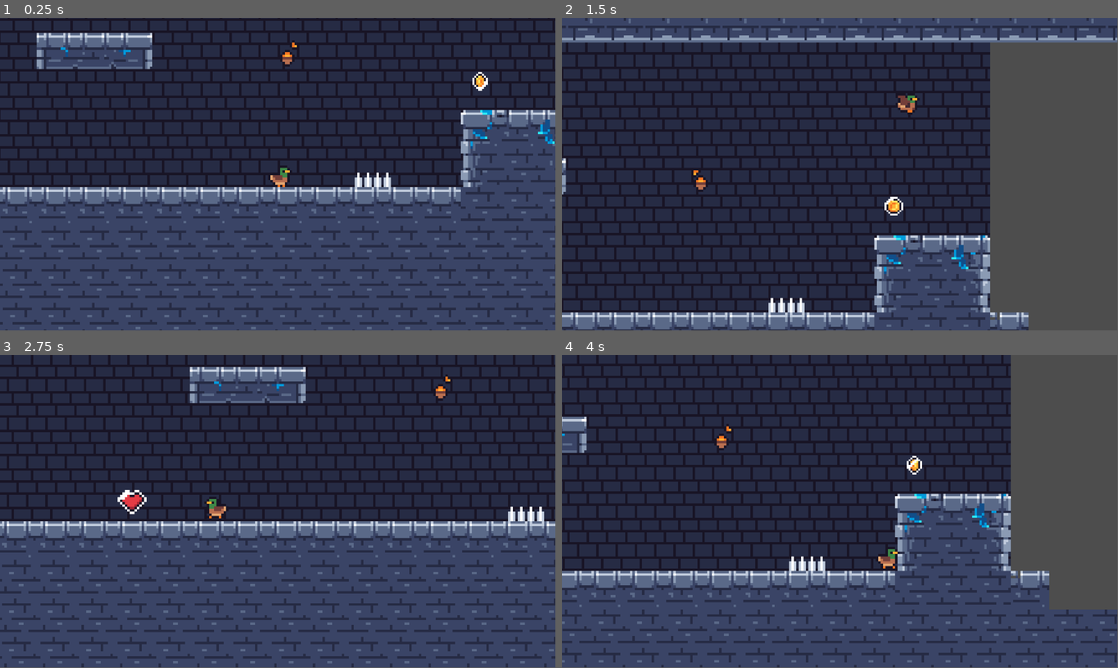
Above: before the commit, frames 1-4 (two rows, left to right).
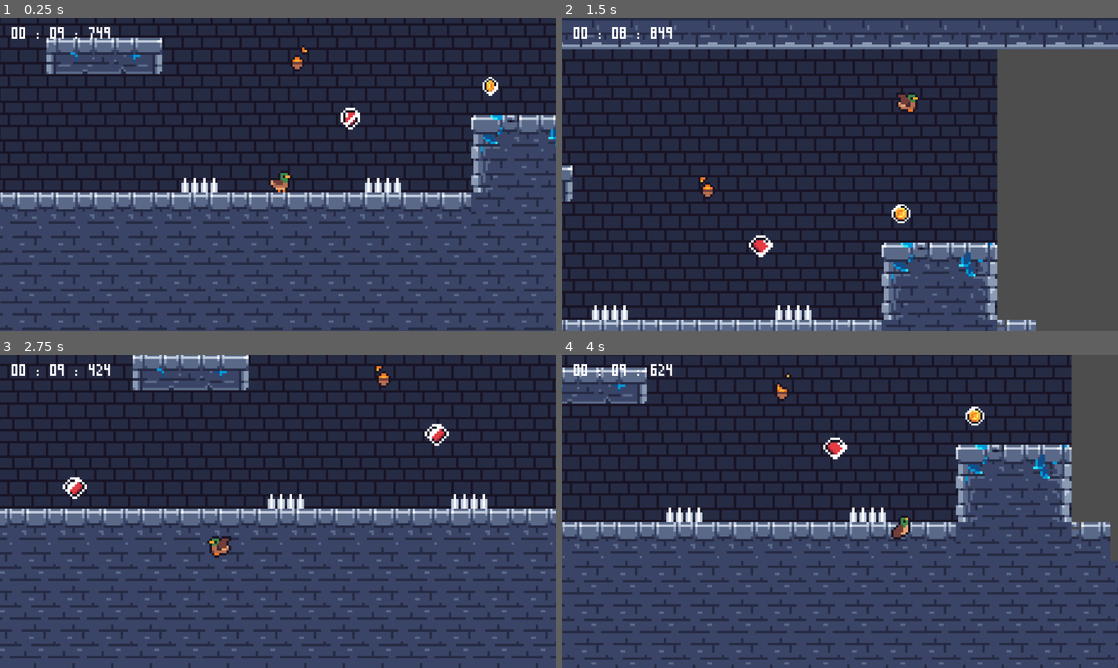
Above: after the commit, the same moments.

Repository: Lmwebb/GMTK-2025-LoopPond
Game: Godot game, scene res://scene/game.tscn
The game is run twice, just before and just after one commit, with the same random seed, the same clock (stepped at 60 frames per second) and the same inputs.
Inputs:
- Up to frame 1 (0.25 s): no input
- Up to frame 2 (1.5 s): hold D (move_right) from 0.53 s (still down); tap Space (jump) at 0.77 s
- Up to frame 3 (2.75 s): tap Space (jump) at 1.52 s; release D (move_right) at 2.03 s; hold Left (move_left) from 2.03 s (still down)
- Up to frame 4 (4 s): release Left (move_left) at 2.78 s; hold D (move_right) from 2.78 s (still down); tap Space (jump) at 3.02, 3.77 s
In our replay, the window is 799x449 before the commit and 800x450 after it. These sizes can differ from the game's own. Grey fills any space a smaller window leaves; there, only what the larger window draws over its background counts as a difference.

The runs differ from the first frame. In frame 1, 42% of the frame differs, in the area x 0-100%, y 0-100%; in frame 2, 40%; in frame 3, 34%; in frame 4, 50%.

Commit message:
feat: added clock, text, and UI

Diff:
--- a/gmtk-2025/project.godot
+++ b/gmtk-2025/project.godot
@@ -14,6 +14,19 @@
 run/main_scene="uid://dtwck61s1f864"
 config/features=PackedStringArray("4.4", "Forward Plus")
 config/icon="res://icon.svg"
+
+[autoload]
+
+GlobalTimer="*res://scripts/globalTimer.gd"
+
+[display]
+
+window/stretch/mode="viewport"
+window/stretch/aspect="expand"
+
+[global_group]
+
+clock=""
 
 [input]
 
--- /dev/null
+++ b/gmtk-2025/scene/clock.tscn
@@ -0,0 +1,20 @@
+[gd_scene load_steps=3 format=3 uid="uid://5k0x7a7lsn18"]
+
+[ext_resource type="FontFile" uid="uid://c6w4dpbgey1h4" path="res://assets/fonts/PixelStormMini.ttf" id="1_3eduw"]
+[ext_resource type="Script" uid="uid://dvqu0gsxvlj20" path="res://scripts/clock.gd" id="1_fybr8"]
+
+[node name="clock" type="Node"]
+
+[node name="Timer" type="Timer" parent="."]
+wait_time = 5.0
+
+[node name="Label" type="Label" parent="."]
+offset_left = 24.0
+offset_right = 152.0
+offset_bottom = 51.0
+theme_override_fonts/font = ExtResource("1_3eduw")
+theme_override_font_sizes/font_size = 64
+text = "00:00:000"
+script = ExtResource("1_fybr8")
+
+[connection signal="timeout" from="Timer" to="Label" method="_on_timer_timeout"]
--- a/gmtk-2025/scene/coin.tscn
+++ b/gmtk-2025/scene/coin.tscn
@@ -51,7 +51,7 @@
 scale = Vector2(0.78125, 0.78125)
 sprite_frames = SubResource("SpriteFrames_0e5ap")
 autoplay = "default"
-frame_progress = 0.706887
+frame_progress = 0.590422
 
 [node name="CollisionShape2D" type="CollisionShape2D" parent="."]
 position = Vector2(0, -4)
--- a/gmtk-2025/scene/game.tscn
+++ b/gmtk-2025/scene/game.tscn
@@ -1,6 +1,7 @@
-[gd_scene load_steps=15 format=4 uid="uid://dtwck61s1f864"]
+[gd_scene load_steps=16 format=4 uid="uid://dtwck61s1f864"]
 
 [ext_resource type="Texture2D" uid="uid://hbhcpxxg6y04" path="res://assets/tileset/tileset16x16.png" id="1_5kiuu"]
+[ext_resource type="PackedScene" uid="uid://5k0x7a7lsn18" path="res://scene/clock.tscn" id="1_17rxn"]
 [ext_resource type="Texture2D" uid="uid://ckhxs6u3wfq4x" path="res://assets/cave/tileset16x16.png" id="1_33cqm"]
 [ext_resource type="PackedScene" uid="uid://c075t1qmk0a7l" path="res://scene/player.tscn" id="2_dbls1"]
 [ext_resource type="PackedScene" uid="uid://crwpv1th0dlbv" path="res://scene/coin.tscn" id="3_p1ry8"]
@@ -212,10 +213,14 @@
 
 [node name="Game" type="Node2D"]
 
+[node name="CanvasLayer" type="CanvasLayer" parent="."]
+
+[node name="clock" parent="CanvasLayer" instance=ExtResource("1_17rxn")]
+
 [node name="TileMap" type="Node2D" parent="."]
 
 [node name="Background" type="TileMapLayer" parent="TileMap"]
-tile_map_data = PackedByteArray("AAAPAPD/AAAIAAQAAAAfAPD/AAA …(3715 unchanged characters)… QAAAD+//b/AAAIAAQAAAD+//f/AAAIAAQAAAD+//j/AAAIAAQAAAD+//n/AAAIAAQAAAD+//r/AAAIAAQAAAD+//v/AAAIAAQAAAD+//z/AAAIAAQAAAD+//3/AAAIAAQAAAD+//7/AAAIAAQAAAD+////AAAIAAQAAAD+/wAAAAAIAAQAAAA=")
+tile_map_data = PackedByteArray("AAAPAPD/AAAIAAQAAAAfAPD/AAA …(3715 unchanged characters)… QAAAD+//b/AAAIAAQAAAD+//f/AAAIAAQAAAD+//r/AAAIAAQAAAD+//v/AAAIAAQAAAD+//z/AAAIAAQAAAD+//3/AAAIAAQAAAD+//7/AAAIAAQAAAD+////AAAIAAQAAAD+/wAAAAAIAAQAAAD+//j/AAAIAAQAAAD+//n/AAAIAAQAAAA=")
 tile_set = SubResource("TileSet_p1ry8")
 
 [node name="Mid" type="TileMapLayer" parent="TileMap"]
@@ -224,7 +229,7 @@
 tile_set = SubResource("TileSet_33cqm")
 
 [node name="Player" parent="." instance=ExtResource("2_dbls1")]
-position = Vector2(-140, -20)
+position = Vector2(-144, -24)
 
 [node name="Camera2D" type="Camera2D" parent="Player"]
 position = Vector2(0, -4)
@@ -253,11 +258,17 @@
 
 [node name="Heart" parent="Hearts" instance=ExtResource("4_ll5lq")]
 
+[node name="Heart2" parent="Hearts" instance=ExtResource("4_ll5lq")]
+position = Vector2(150, -22)
+
 [node name="Spikes" type="Node2D" parent="."]
 position = Vector2(-100, -16)
 
 [node name="Spike" parent="Spikes" instance=ExtResource("5_ll5lq")]
 
+[node name="Spike2" parent="Spikes" instance=ExtResource("5_ll5lq")]
+position = Vector2(-76, 0)
+
 [node name="Fires" type="Node2D" parent="."]
 
 [node name="Fire" parent="Fires" instance=ExtResource("3_qpk70")]
--- /dev/null
+++ b/gmtk-2025/scene/inGameUI.tscn
@@ -0,0 +1,14 @@
+[gd_scene load_steps=2 format=3 uid="uid://nte3b17j0r7f"]
+
+[ext_resource type="Script" path="res://scripts/inGameUI.gd" id="1_s3k51"]
+
+[node name="inGameUI" type="Control"]
+layout_mode = 3
+anchor_left = -0.556
+anchor_top = -0.556
+offset_left = 0.512085
+offset_top = 0.288025
+offset_bottom = -3.05176e-05
+grow_horizontal = 2
+grow_vertical = 2
+script = ExtResource("1_s3k51")
--- a/gmtk-2025/scene/player.tscn
+++ b/gmtk-2025/scene/player.tscn
@@ -88,9 +88,8 @@
 [node name="AnimatedSprite2D" type="AnimatedSprite2D" parent="."]
 position = Vector2(1, -8)
 sprite_frames = SubResource("SpriteFrames_ct4mp")
-animation = &"run"
+animation = &"idle"
 autoplay = "idle"
-frame_progress = 0.73842
 
 [node name="CollisionShape2D" type="CollisionShape2D" parent="."]
 position = Vector2(1, -3)
--- /dev/null
+++ b/gmtk-2025/scripts/clock.gd
@@ -0,0 +1,37 @@
+extends Node
+
+@onready var label: Label = $"."
+@onready var timer: Timer = $"../Timer"
+@onready var player: CharacterBody2D = $Player
+
+var time = 10
+signal timer_done()
+
+func _ready() -> void:
+	print("GlobalTimer just before time", int(GlobalTimer.timer))
+	time += GlobalTimer.timer
+	print("this is time", time)
+	timer.wait_time = time
+	# Maybe change
+	GlobalTimer.timer = 0
+	print(timer.wait_time, "timer wait time")
+	timer.start()
+
+func _process(delta):
+	label.text = time_to_string()
+
+
+# Converts time to string miliseconds, seconds, and minutes
+func time_to_string() -> String:
+	var time_left = timer.time_left
+	var msec = fmod(time_left, 1) * 1000
+	var sec = fmod(time_left, 60)
+	var minute = time_left / 60
+	var format_string = "%02d : %02d : %02d"
+	var actual_string = format_string % [minute, sec, msec]
+	return actual_string
+
+func _on_timer_timeout() -> void:
+	_ready()
+	player.reset_position()
+	emit_signal("Timer is done", timer_done)
--- a/gmtk-2025/scripts/coin.gd
+++ b/gmtk-2025/scripts/coin.gd
@@ -1,5 +1,7 @@
 extends Area2D
 
 
+
 func _on_body_entered(body: Node2D) -> void:
+	GlobalTimer.timer += 20
 	queue_free()
--- /dev/null
+++ b/gmtk-2025/scripts/globalTimer.gd
@@ -0,0 +1,4 @@
+extends Node
+
+var timer = 0
+var position = 0
--- a/gmtk-2025/scripts/heart.gd
+++ b/gmtk-2025/scripts/heart.gd
@@ -1,6 +1,5 @@
 extends Area2D
 
-
-
 func _on_body_entered(body: Node2D) -> void:
+	GlobalTimer.timer += 20
 	queue_free()
--- a/gmtk-2025/scripts/player.gd
+++ b/gmtk-2025/scripts/player.gd
@@ -4,7 +4,9 @@
 const SPEED = 150.0
 const JUMP_VELOCITY = -400.0
 
+
 @onready var animated_sprite_2d: AnimatedSprite2D = $AnimatedSprite2D
+@onready var player: CharacterBody2D = $"."
 
 func _physics_process(delta: float) -> void:
 	# Add the gravity.
@@ -14,7 +16,6 @@
 	# Handle jump.
 	if Input.is_action_just_pressed("jump") and is_on_floor():
 		velocity.y = JUMP_VELOCITY
-
 
 	# Get the input direction and handle the movement/deceleration.
 	# As good practice, you should replace UI actions with custom gameplay actions.
Binary file added: gmtk-2025/assets/fonts/PixelStormMini.ttf
Not shown, added: gmtk-2025/assets/fonts/PixelStormMini.ttf.import
Not shown, added: gmtk-2025/scripts/clock.gd.uid
Not shown, added: gmtk-2025/scripts/globalTimer.gd.uid
Empty file added: gmtk-2025/scripts/inGameUI.gd
Not shown, added: gmtk-2025/scripts/inGameUI.gd.uid
Not shown, added: gmtk-2025/scene/game.tscn1456841408.tmp
Not shown, added: gmtk-2025/scene/game.tscn2013515946.tmp
Not shown, added: gmtk-2025/scene/game.tscn2021709655.tmp
